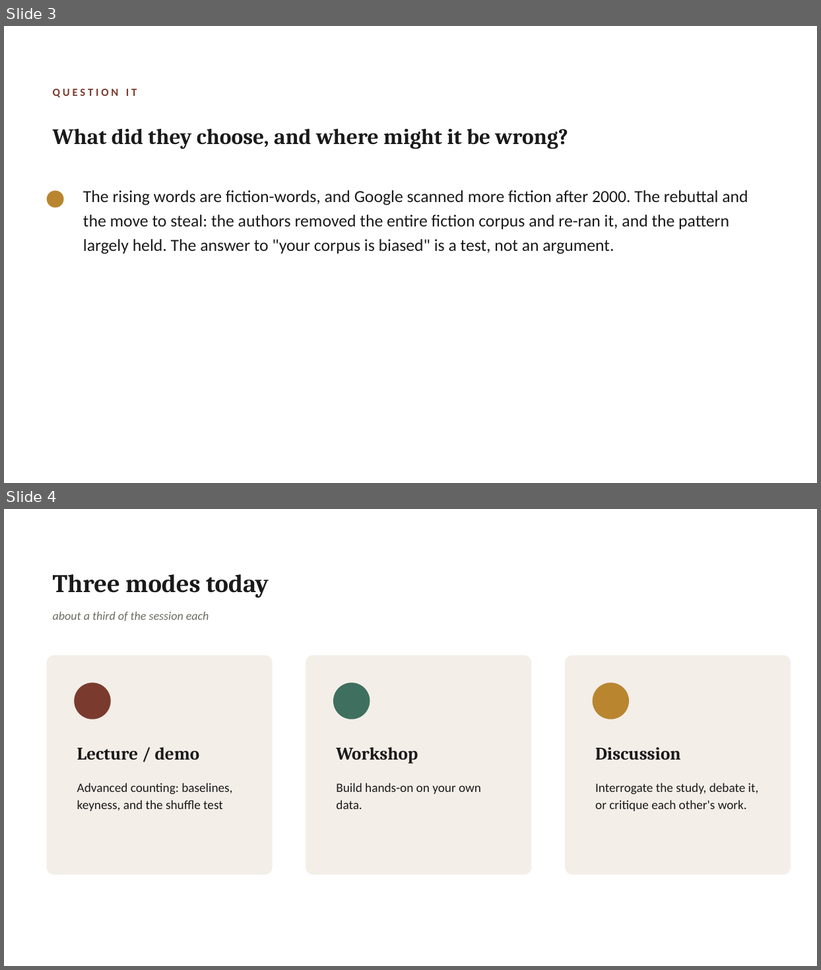
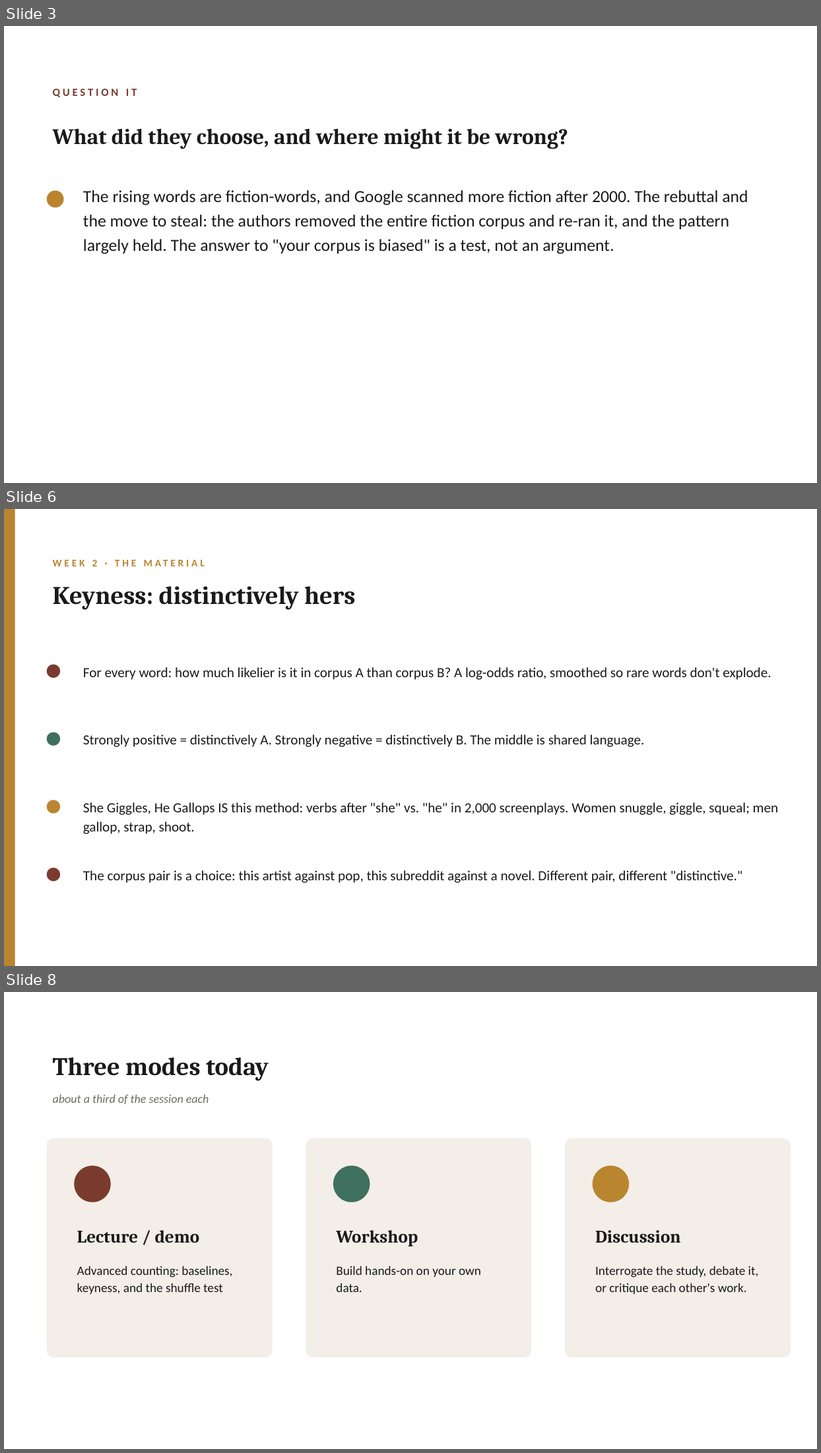
Before and after one commit to lucianli123/culture-as-data-2026, a slide deck: slides/pptx/week-02.pptx. Shown one above the other, each under a label of ours: slides 3 and 4 before the commit, slides 3, 6 and 8 after it; the slides between them are not shown. The pictures are 821x970 and 821x1453 pixels, drawn with LibreOffice and Linux fonts; fonts in the diff are those of the drawing. Boxes give left, top, right and bottom in pixels: in the first picture for what was removed or moved away, otherwise in the second. Text is boxed around its words. In the diff, an @@ line names an element or a change of style, - is before the commit and + after.

```diff
--- a/slides/pptx/week-02.pptx
+++ b/slides/pptx/week-02.pptx
@@ slide 6 added at (4, 509, 817, 966), background #FFFFFF @@
@@ rectangle added at (4, 509, 15, 966), fill #B9852F @@
@@ text added at (92, 560, 491, 745), 12 pt, text #B9852F, bold @@
+WEEK 2 · THE MATERIAL
@@ text added at (53, 586, 355, 610), 30 pt, text #1A1A1A, bold @@
+Keyness: distinctively hers
@@ ellipse added at (47, 665, 60, 678), fill #7A3B2E @@
@@ text added at (83, 667, 771, 680), 16.5 pt, text #1A1A1A @@
+For every word: how much likelier is it in corpus A than corpus B? A log-odds ratio, smoothed so rare words don't explode.
@@ ellipse added at (47, 732, 60, 746), fill #3F6F5F @@
@@ text added at (83, 735, 645, 747), 16.5 pt, text #1A1A1A @@
+Strongly positive = distinctively A. Strongly negative = distinctively B. The middle is shared language.
@@ ellipse added at (47, 801, 60, 814), fill #B9852F @@
@@ text added at (83, 803, 778, 834), 16.5 pt, text #1A1A1A @@
+She Giggles, He Gallops IS this method: verbs after "she" vs. "he" in 2,000 screenplays. Women snuggle, giggle, squeal; men gallop, strap, shoot.
@@ ellipse added at (47, 868, 60, 882), fill #7A3B2E @@
@@ text added at (83, 871, 743, 883), 16.5 pt, text #1A1A1A @@
+The corpus pair is a choice: this artist against pop, this subreddit against a novel. Different pair, different "distinctive."
@@ what was slide 4 is now slide 8 @@
```
Also in this commit, not shown: 3 other slides added, 39 other files.
